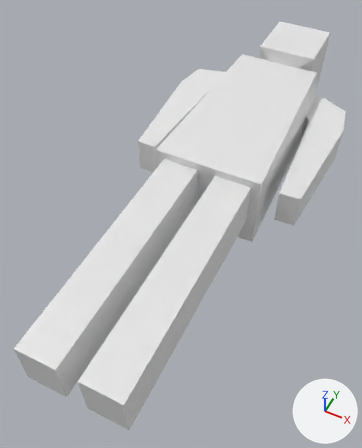
The FBX model BlendFilesForUnity/FBX/B_TempEnemy.fbx, before and after one commit.
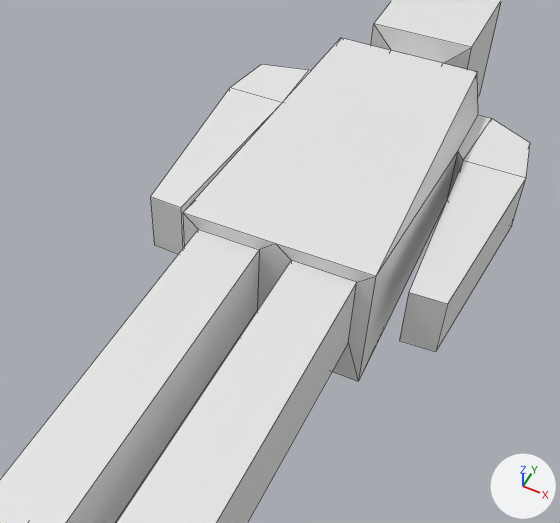
There are two pictures of each version: one whole from a 50 mm camera at (0.63, -0.46, 1.6) aimed at (-0.09, 0.98, -0.2), one close up on the part from 15% to 100% of the width and 7% to 71% of the height. The axes (+X, +Y, +Z) are drawn at lower right. The lights are the same throughout. The close-ups show mesh edges as thin lines.
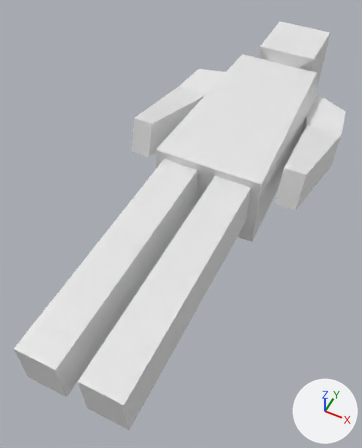
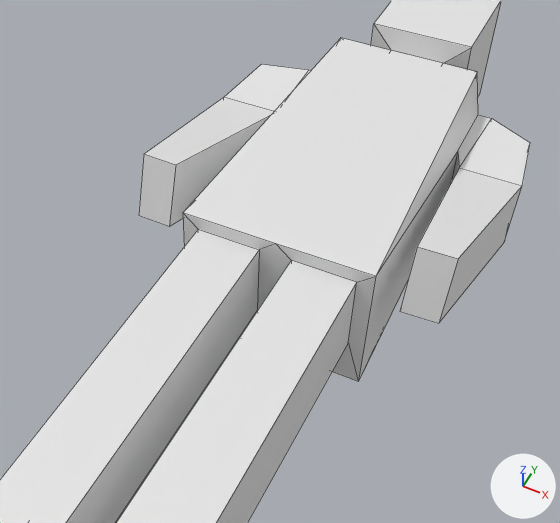
What differs and where, as boxes (x1, y1, x2, y2) in the close-ups (560 x 523 px; the box of a moved part takes in the faces that stretch with it):
part 1 of me_cube_001, moved or reshaped: before (399, 115, 530, 352); after (400, 115, 530, 323)
part 2 of me_cube_001, moved or reshaped: before (150, 65, 310, 254); after (139, 65, 310, 227)
part 3 of me_cube_001, shading changed: (0, 0, 502, 523) in both

The change, as a diff of the scene's bpy script:
```diff
--- a/BlendFilesForUnity/FBX/B_TempEnemy.fbx.py
+++ b/BlendFilesForUnity/FBX/B_TempEnemy.fbx.py
@@ me_cube_001 @@
 # used by ob_cube; location = (0.0, 0.0, 0.0)
-me_cube_001.from_pydata(...)  # 74 vertices, 70 faces; spans x -0.47..0.45, y 0.01..2.48, z -0.24..0.14
-me_cube_001.vertices[9].co = (0.28, 1.73, -0.14)
-me_cube_001.vertices[10].co = (0.28, 1.73, 0.03)  # pixel (463, 160)
-me_cube_001.vertices[13].co = (0.45, 1.73, -0.14)  # pixel (511, 225)
-me_cube_001.vertices[14].co = (0.45, 1.73, 0.03)  # pixel (526, 177)
-me_cube_001.vertices[16].co = (0.32, 1.16, 0.03)  # pixel (408, 292)
-me_cube_001.vertices[17].co = (0.32, 1.16, -0.14)  # pixel (399, 340)
-me_cube_001.vertices[18].co = (0.41, 1.16, 0.03)  # pixel (447, 303)
-me_cube_001.vertices[19].co = (0.41, 1.16, -0.14)  # pixel (435, 351)
-me_cube_001.vertices[47].co = (-0.29, 1.76, -0.14)
-me_cube_001.vertices[48].co = (-0.29, 1.76, 0.03)  # pixel (282, 102)
-me_cube_001.vertices[51].co = (-0.47, 1.76, -0.14)
-me_cube_001.vertices[52].co = (-0.47, 1.76, 0.03)  # pixel (229, 87)
-me_cube_001.vertices[54].co = (-0.33, 1.19, 0.03)  # pixel (180, 207)
-me_cube_001.vertices[55].co = (-0.33, 1.19, -0.14)
-me_cube_001.vertices[56].co = (-0.43, 1.19, 0.03)  # pixel (150, 196)
-me_cube_001.vertices[57].co = (-0.43, 1.19, -0.14)  # pixel (154, 245)
+me_cube_001.from_pydata(...)  # 74 vertices, 70 faces; spans x -0.47..0.45, y 0.01..2.48, z -0.24..0.19
+# me_cube_001 part 1
+me_cube_001.vertices[9].co = (0.28, 1.64, -0.13)
+me_cube_001.vertices[10].co = (0.28, 1.69, 0.03)  # pixel (459, 167)
+me_cube_001.vertices[13].co = (0.45, 1.64, -0.13)  # pixel (504, 242)
+me_cube_001.vertices[14].co = (0.45, 1.69, 0.03)  # pixel (522, 185)
+me_cube_001.vertices[16].co = (0.32, 1.14, 0.19)  # pixel (417, 246)
+me_cube_001.vertices[17].co = (0.32, 1.09, 0.03)  # pixel (399, 311)
+me_cube_001.vertices[18].co = (0.41, 1.15, 0.19)  # pixel (458, 258)
+me_cube_001.vertices[19].co = (0.41, 1.1, 0.02)  # pixel (438, 323)
+# me_cube_001 part 2
+me_cube_001.vertices[47].co = (-0.29, 1.67, -0.14)
+me_cube_001.vertices[48].co = (-0.29, 1.72, 0.02)
+me_cube_001.vertices[51].co = (-0.47, 1.67, -0.14)
+me_cube_001.vertices[52].co = (-0.47, 1.72, 0.02)  # pixel (223, 97)
+me_cube_001.vertices[54].co = (-0.33, 1.17, 0.18)  # pixel (175, 165)
+me_cube_001.vertices[55].co = (-0.33, 1.12, 0.02)  # pixel (169, 226)
+me_cube_001.vertices[56].co = (-0.43, 1.18, 0.18)  # pixel (143, 154)
+me_cube_001.vertices[57].co = (-0.43, 1.13, 0.02)  # pixel (138, 215)
+# me_cube_001 part 3: edges marked sharp go from 126 to 134
```
